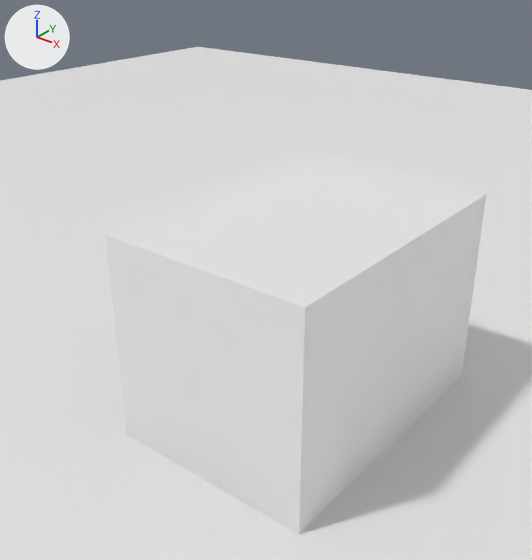
Renders of the Blender file gfx/entity/hand-crank.blend from each side of a commit.
The view is the same before and after, from a camera (50 mm lens) standing at (3.49, -4.42, 4.29) and looking at (-0.3, 0.32, 1.35). The lights are fixed; the arrows at upper left show +X, +Y and +Z.

The older version as bpy lines, for what is in view:
```python
mat_material = diffuse_material('Material')
mat_material.base_color = (0.8, 0.8, 0.8)  # white #e7e7e7
me_cube = bpy.data.meshes.new('Cube')
me_cube.from_pydata(...)  # a box spanning x -1.0..1.0, y -1.0..1.0, z -1.0..1.0
me_cube.materials.append(mat_material)  # white #e7e7e7
me_plane = bpy.data.meshes.new('Plane')
me_plane.from_pydata([(-1.0, -1.0, 0.0), (1.0, -1.0, 0.0), (-1.0, 1.0, 0.0), (1.0, 1.0, 0.0)], [], [(0, 1, 3, 2)])
ob_cube = bpy.data.objects.new('Cube', me_cube)
ob_cube.location = (0.0, 0.557, 1.0)
ob_cube.scale = (1.0, 1.44, 1.0)
ob_plane = bpy.data.objects.new('Plane', me_plane)
ob_plane.location = (0.0, 0.0, 0.0)
ob_plane.scale = (16.9, 16.9, 1.0)
```
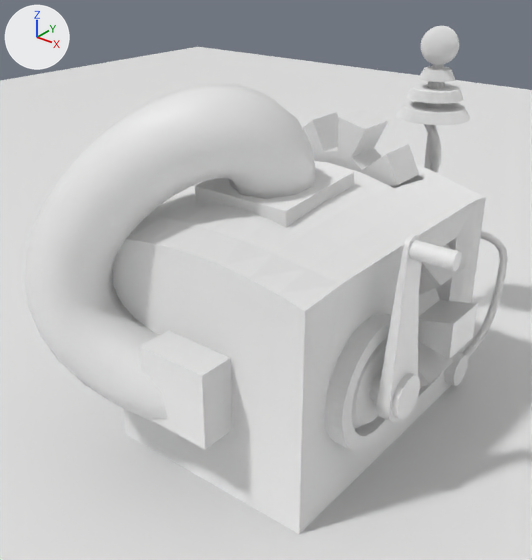
Location of each change, [x1, y1, x2, y2] in pixels of the pictures (532 x 560 px):
'Cube', deleted
    before: [106, 156, 486, 534]
'Chassis', added
    after: [112, 26, 486, 534]
'BezierCurve', added
    after: [24, 83, 316, 424]
'Lever', added
    after: [369, 234, 462, 422]
'TopGear', added
    after: [303, 109, 419, 186]
'BottomGear', added
    after: [418, 244, 478, 387]
'BezierCurve.001', added
    after: [424, 124, 508, 360]

Diff of the bpy script that builds the scene:
```diff
--- a/gfx/entity/hand-crank.blend.py
+++ b/gfx/entity/hand-crank.blend.py
@@ mat_material @@
 mat_material.base_color = (0.8, 0.8, 0.8)  # white #e7e7e7
+mat_material.roughness = 1.0
@@ cu_beziercurve @@
+cu_beziercurve = bpy.data.curves.new('BezierCurve', 'CURVE')
+cu_beziercurve.dimensions = '3D'
+_sp = cu_beziercurve.splines.new('BEZIER'); _sp.bezier_points.add(1)
+_sp.bezier_points.foreach_set('co', [-0.0606, 0.122, 2.189, 0.028, -0.808, 0.84])
+_sp.bezier_points.foreach_set('handle_left', [-0.267, 0.288, 1.533, -2.918, -1.859, 1.143])
+_sp.bezier_points.foreach_set('handle_right', [0.591, -0.403, 4.256, 0.965, -0.473, 0.744])
+for _p, _l, _r in zip(_sp.bezier_points, ['ALIGNED', 'ALIGNED'], ['ALIGNED', 'ALIGNED']): _p.handle_left_type = _l; _p.handle_right_type = _r
+_sp.order_u = 0
+_sp.order_v = 0
+_sp.resolution_u = 23
+cu_beziercurve.use_path = True
+cu_beziercurve.use_path_clamp = True
+cu_beziercurve.bevel_resolution = 3
+cu_beziercurve.bevel_depth = 0.35
+cu_beziercurve.resolution_u = 23
+cu_beziercurve.fill_mode = 'FULL'
@@ cu_beziercurve_001 @@
+cu_beziercurve_001 = bpy.data.curves.new('BezierCurve.001', 'CURVE')
+cu_beziercurve_001.dimensions = '3D'
+_sp = cu_beziercurve_001.splines.new('BEZIER'); _sp.bezier_points.add(3)
+_sp.bezier_points.foreach_set('co', [1.034, 1.736, 0.273, 1.161, 2.273, 1.28, -0.0562, 2.539, 1.437, 0.0121, 2.665, 2.396])
+_sp.bezier_points.foreach_set('handle_left', [0.973, 1.549, 0.147, 1.275, 1.998, 0.639, 0.11, 1.845, 1.416, 0.466, 2.265, 2.154])
+_sp.bezier_points.foreach_set('handle_right', [1.098, 1.93, 0.404, 1.09, 2.444, 1.68, -0.306, 3.586, 1.469, -0.685, 3.278, 2.768])
+for _p, _l, _r in zip(_sp.bezier_points, ['ALIGNED', 'ALIGNED', 'ALIGNED', 'ALIGNED'], ['ALIGNED', 'ALIGNED', 'ALIGNED', 'ALIGNED']): _p.handle_left_type = _l; _p.handle_right_type = _r
+_sp.order_u = 0
+_sp.order_v = 0
+cu_beziercurve_001.use_path = True
+cu_beziercurve_001.use_path_clamp = True
+cu_beziercurve_001.bevel_resolution = 0
+cu_beziercurve_001.bevel_depth = 0.048
+cu_beziercurve_001.fill_mode = 'FULL'
@@ ob_cube @@
-ob_cube = bpy.data.objects.new('Cube', me_cube)
@@ ob_chassis @@
+ob_chassis = bpy.data.objects.new('Chassis', me_cube_1)  # 1292 vertices, 1141 faces, 2 loose edges; spans x -1.13..1.16, y -1.22..1.81, z -1.0..2.35; in mat_material (white #e7e7e7)
+ob_chassis.location = (0.0, 0.557, 1.0)
+ob_chassis.scale = (1.0, 1.44, 1.0)
@@ ob_bottomgear @@
+ob_bottomgear = bpy.data.objects.new('BottomGear', me_cylinder_002)  # 140 vertices, 136 faces; spans x -1.84..1.84, y -1.89..1.89, z -0.84..0.84
+ob_bottomgear.location = (0.533, 1.114, 1.038)
+ob_bottomgear.rotation_euler = (1.571, 0.0, 0.0)  # degrees (90, 0, 0)
+ob_bottomgear.scale = (0.421, 0.421, 0.697)
@@ ob_topgear @@
+ob_topgear = bpy.data.objects.new('TopGear', me_cylinder_002.copy())
+ob_topgear.location = (0.029, 1.114, 2.152)
+ob_topgear.rotation_euler = (1.571, -0.456, 0.0)  # degrees (90, -26, 0)
+ob_topgear.scale = (0.333, 0.333, 0.55)
@@ ob_lever @@
+ob_lever = bpy.data.objects.new('Lever', me_cylinder_005)  # 284 vertices, 164 faces; spans x -0.49..0.35, y -0.23..0.23, z -0.21..1.32
+ob_lever.location = (1.308, -0.05, 1.001)
@@ ob_beziercurve @@
+ob_beziercurve = bpy.data.objects.new('BezierCurve', cu_beziercurve)
+ob_beziercurve.location = (0.0, 0.0, 0.0)
@@ ob_beziercurve_001 @@
+ob_beziercurve_001 = bpy.data.objects.new('BezierCurve.001', cu_beziercurve_001)
+ob_beziercurve_001.location = (0.0, 0.0, 0.0)
```
